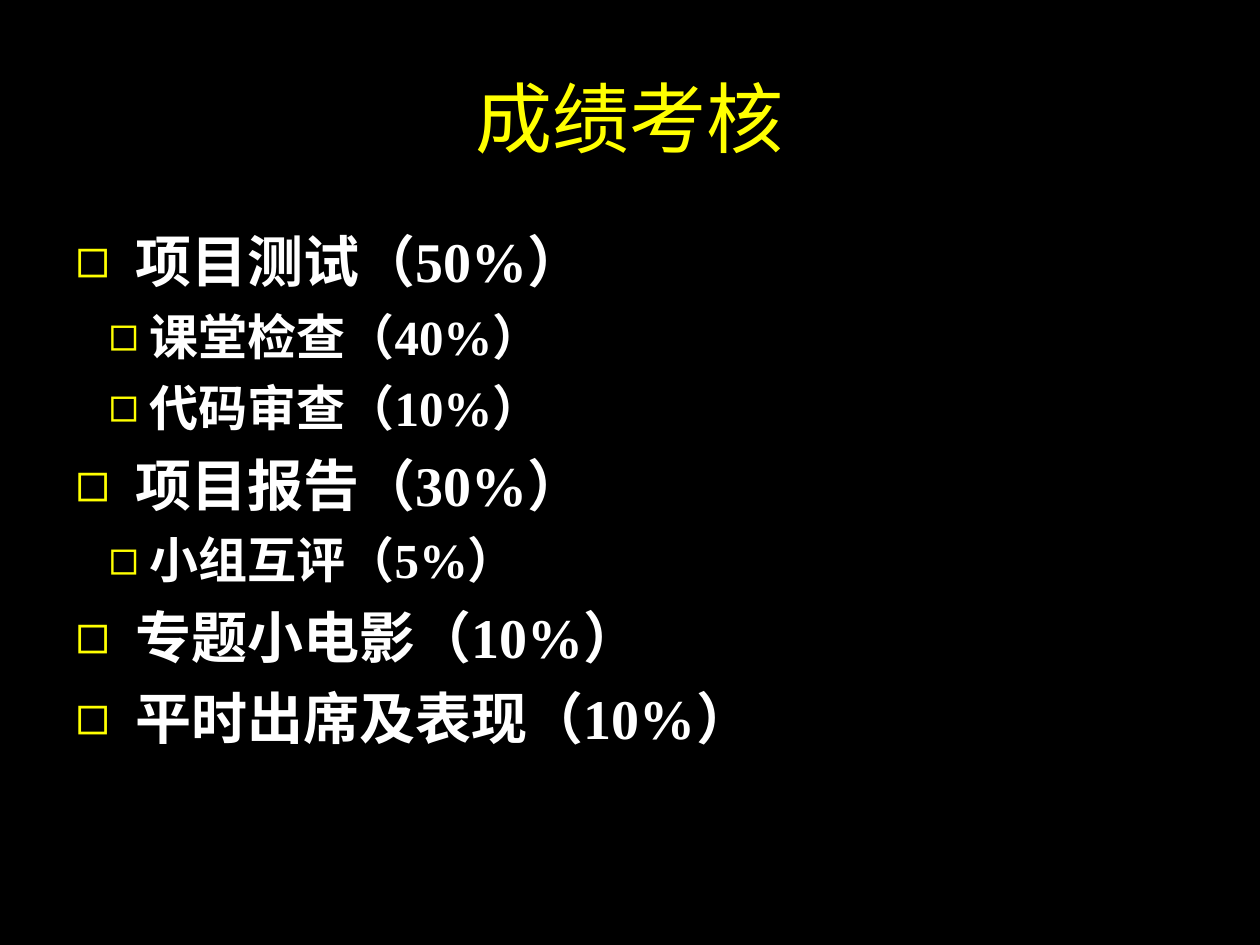
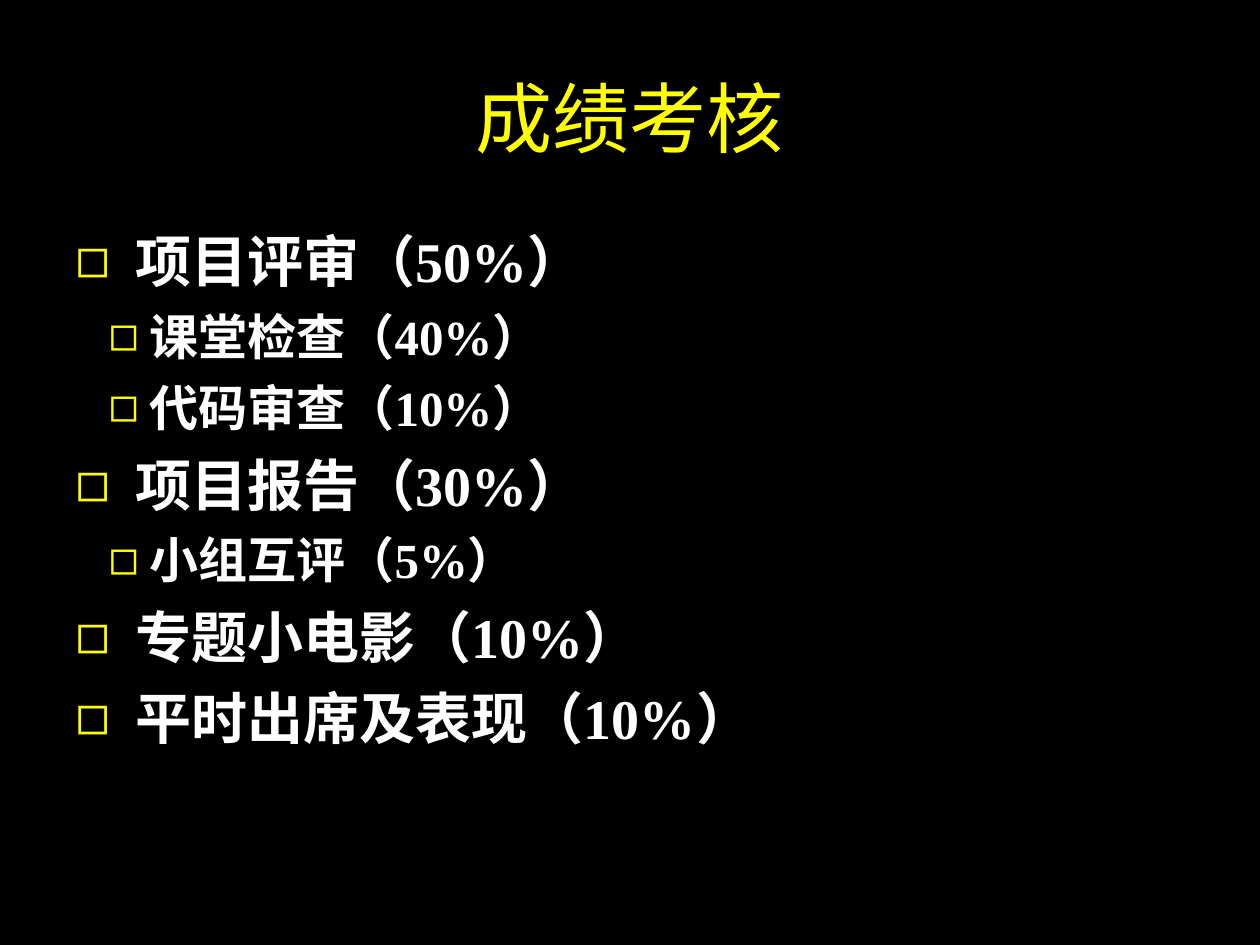
Before and after one commit to SJTUCourse/BI450, a slide deck: slide 12 of Lectures/2017 Fall/Lecture 0/Lecture 0.ppt (slide 11 before the commit). Drawn at 1260x945 pixels with LibreOffice and Linux fonts; fonts in the diff are those of the drawing. Boxes give left, top, right and bottom in pixels: in the first picture for what was removed or moved away, otherwise in the second. Text is boxed around its words. In the diff, an @@ line names an element or a change of style, - is before the commit and + after.

```diff
--- a/Lectures/2017 Fall/Lecture 0/Lecture 0.ppt
+++ b/Lectures/2017 Fall/Lecture 0/Lecture 0.ppt
@@ text at (135, 234, 584, 288): text changed @@
-◻ 项目测试（50%）
+◻ 项目评审（50%）
```
Also in this commit, not shown: 1 other slide changed, 2 slides added, 1 other file.
